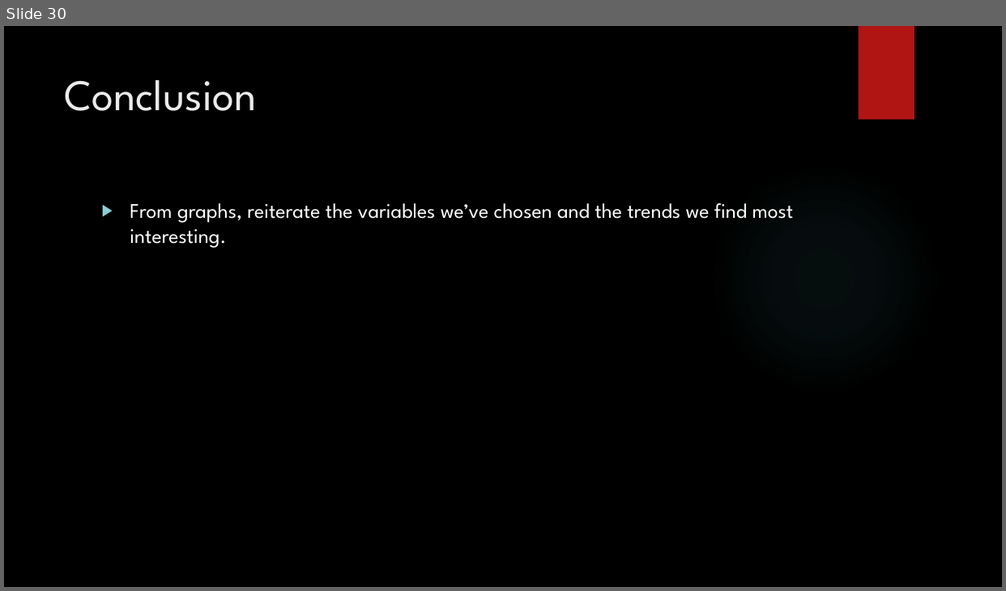
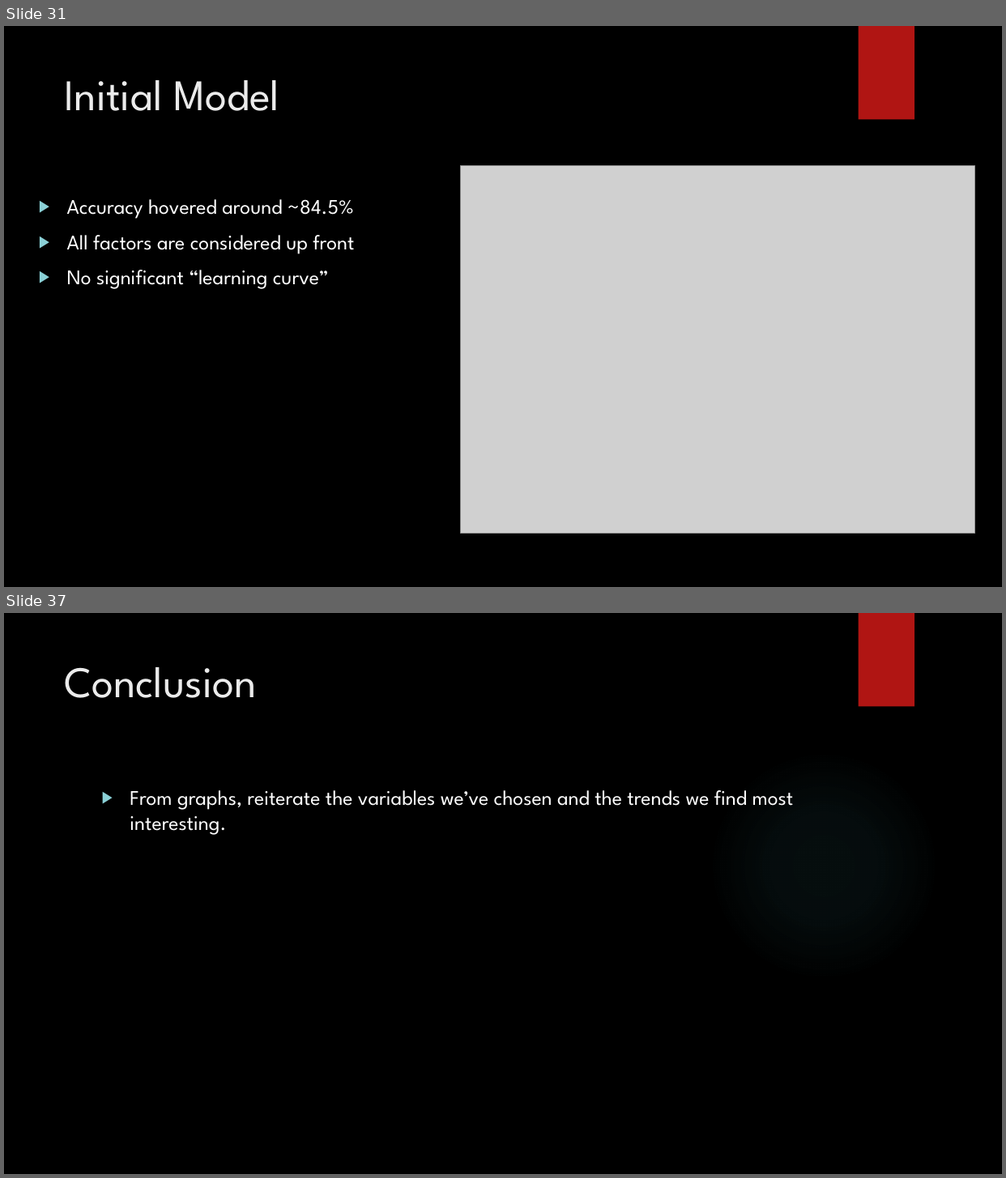
Before and after one commit to vazquezs123/DATA_SCIENCE_CS02, a slide deck: case_study_02_presentation.pptx. Shown one above the other, each under a label of ours: slide 30 before the commit, slides 31 and 37 after it; the slides between them are not shown. The pictures are 1006x591 and 1006x1178 pixels, drawn with LibreOffice and Linux fonts; fonts in the diff are those of the drawing; grey boxes stand for pictures; background and template pictures are left out. Boxes give left, top, right and bottom in pixels: in the first picture for what was removed or moved away, otherwise in the second. Text is boxed around its words. In the diff, an @@ line names an element or a change of style, - is before the commit and + after.

```diff
--- a/case_study_02_presentation.pptx
+++ b/case_study_02_presentation.pptx
@@ slide 31 added at [4,26,1002,587], background picture (left out); not listed: 2 template elements that a slide beside it also shows @@
@@ title added at [65,80,279,111], 42 pt, text #EBEBEB @@
+Initial Model
@@ picture added at [461,166,975,534] @@
@@ text added at [67,199,354,289], 20 pt, text #FFFFFF @@
+▶ Accuracy hovered around ~84.5%
+▶ All factors are considered up front
+▶ No significant “learning curve”
@@ what was slide 30 is now slide 37 @@
```
Also in this commit, not shown: 6 other slides added.
